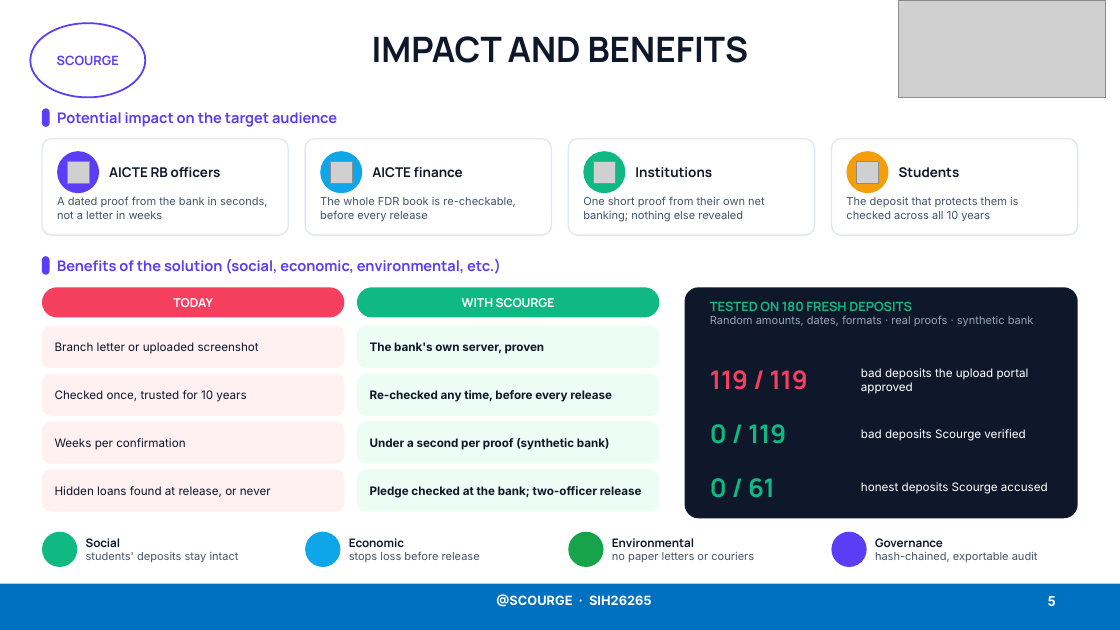
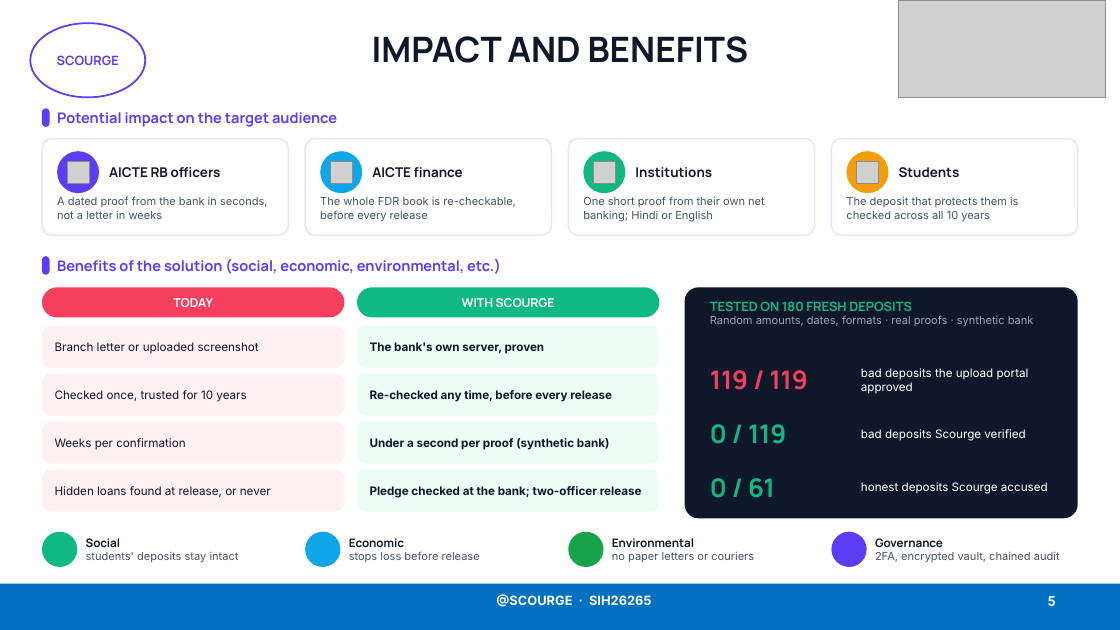
Before and after one commit to Lakki007/Arnavax-Scourge-SIH26265, a slide deck: slide 5 of docs/ppt/Scourge_SIH26265_Idea.pptx. Drawn at 1120x630 pixels with LibreOffice and Linux fonts; fonts in the diff are those of the drawing; grey boxes stand for pictures; background and template pictures are left out. Boxes give left, top, right and bottom in pixels: in the first picture for what was removed or moved away, otherwise in the second. Text is boxed around its words. In the diff, an @@ line names an element or a change of style, - is before the commit and + after.

```diff
--- a/docs/ppt/Scourge_SIH26265_Idea.pptx
+++ b/docs/ppt/Scourge_SIH26265_Idea.pptx
@@ text at (x1=583, y1=196, x2=765, y2=222): text changed @@
-One short proof from their own net banking; nothing else revealed
+One short proof from their own net banking; Hindi or English
@@ text at (x1=875, y1=552, x2=1060, y2=562): text changed @@
-hash-chained, exportable audit
+2FA, encrypted vault, chained audit
```
Also in this commit, not shown: 4 other slides changed, 33 other files.
